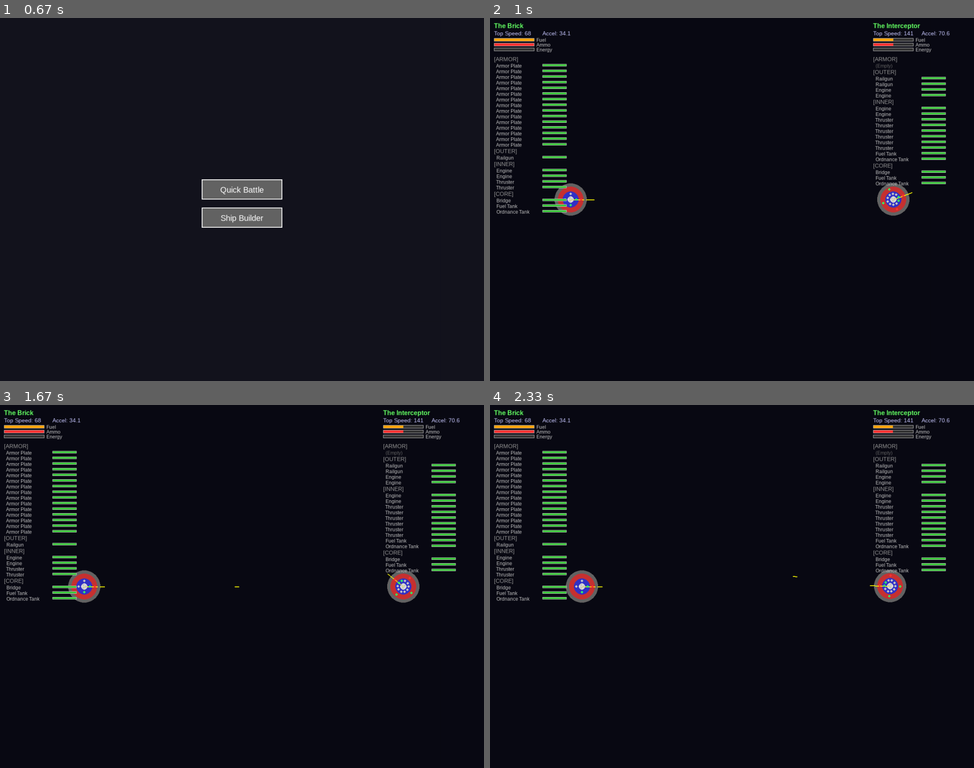
Above: before the commit, frames 1-4 (two rows, left to right).
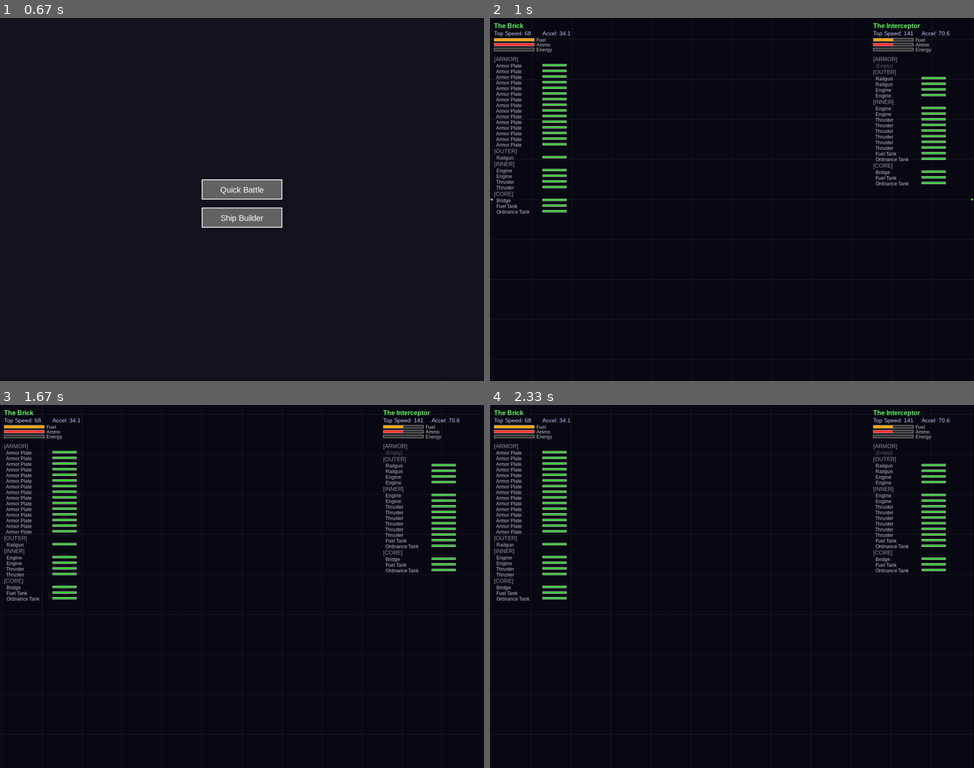
Above: after the commit, the same moments.

Repository: ropesend/StarshipBattles
Game: pygame game, started from main.py
Two runs of this game, one before a commit and one after it. Both use one fixed random seed, a clock stepped at 60 frames per second and the inputs below.
Inputs (mouse positions are in pixels of both pictures, inside the frame that each line leads up to):
- Up to frame 1 (0.67 s): no input
- Up to frame 2 (1 s): click "Quick Battle" at 0.88 s
- Up to frame 3 (1.67 s): hold Up 1.17-1.63 s; move the mouse to (246, 608) at 1.2 s
- Up to frame 4 (2.33 s): hold Right 1.67-2.13 s; hold A from 2.17 s (still down)

Frame 1 is identical in both runs. In frame 2, 0.9% of the frame differs, in the area x 0-100%, y 5-95%; in frame 3, 0.9%; in frame 4, 1.0%, in the area x 0-100%, y 2-91%.

Commit message:
feat: Implement camera system with panning, zooming, culling, and world-space grid for battle scene.

Diff:
--- a/components.json
+++ b/components.json
@@ -112,7 +112,7 @@
             ],
             "capacity": 200,
             "resource_type": "energy",
-            "sprite_index": 26
+            "sprite_index": 182
         },
         {
             "id": "generator",
@@ -125,7 +125,7 @@
                 "INNER"
             ],
             "energy_generation": 25,
-            "sprite_index": 9
+            "sprite_index": 217
         },
         {
             "id": "laser_beam",
@@ -142,7 +142,7 @@
             "energy_cost": 5,
             "base_accuracy": 1.0,
             "accuracy_falloff": 0.002,
-            "sprite_index": 18
+            "sprite_index": 22
         }
     ]
 }
--- a/main.py
+++ b/main.py
@@ -22,56 +22,158 @@
     LayerType.CORE: (220, 220, 220)
 }
 
-def draw_ship(surface, ship):
+class Camera:
+    def __init__(self, width, height):
+        self.width = width
+        self.height = height
+        self.position = pygame.math.Vector2(0, 0)
+        self.zoom = 1.0
+        self.min_zoom = 0.01
+        self.max_zoom = 5.0
+
+    def update_input(self, dt, events):
+        keys = pygame.key.get_pressed()
+        speed = 1000 / self.zoom # Pan faster when zoomed out
+
+        move = pygame.math.Vector2(0, 0)
+        if keys[pygame.K_LEFT] or keys[pygame.K_a]: move.x = -1
+        if keys[pygame.K_RIGHT] or keys[pygame.K_d]: move.x = 1
+        if keys[pygame.K_UP] or keys[pygame.K_w]: move.y = -1
+        if keys[pygame.K_DOWN] or keys[pygame.K_s]: move.y = 1
+
+        if move.length() > 0:
+            self.position += move.normalize() * speed * dt
+
+        for event in events:
+            if event.type == pygame.MOUSEWHEEL:
+                old_zoom = self.zoom
+                # Zoom centered on mouse? For now, just center zoom is easier, or simple zoom in/out
+                zoom_speed = 0.1
+                if event.y > 0:
+                    self.zoom *= 1.1
+                else:
+                    self.zoom /= 1.1
+
+                self.zoom = max(self.min_zoom, min(self.max_zoom, self.zoom))
+
+    def world_to_screen(self, world_pos):
+        # Screen Center = Camera Position
+        # Offset = (WorldPos - CameraPos) * Zoom
+        # ScreenPos = ScreenCenter + Offset
+        screen_center = pygame.math.Vector2(self.width / 2, self.height / 2)
+        offset = (world_pos - self.position) * self.zoom
+        return screen_center + offset
+
+    def screen_to_world(self, screen_pos):
+        screen_center = pygame.math.Vector2(self.width / 2, self.height / 2)
+        offset = pygame.math.Vector2(screen_pos) - screen_center
+        return self.position + (offset / self.zoom)
+
+    def fit_objects(self, objects):
+        if not objects: return
+
+        min_x = min(o.position.x for o in objects)
+        max_x = max(o.position.x for o in objects)
+        min_y = min(o.position.y for o in objects)
+        max_y = max(o.position.y for o in objects)
+
+        center_x = (min_x + max_x) / 2
+        center_y = (min_y + max_y) / 2
+        self.position = pygame.math.Vector2(center_x, center_y)
+
+        # Calculate fit zoom
+        width = max_x - min_x + 500 # Margin
+        height = max_y - min_y + 500
+
+        zoom_x = self.width / width
+        zoom_y = self.height / height
+        self.zoom = min(zoom_x, zoom_y)
+        self.zoom = max(self.min_zoom, min(self.max_zoom, self.zoom))
+
+def draw_ship(surface, ship, camera):
     if not ship.is_alive: return
 
-    cx, cy = int(ship.position.x), int(ship.position.y)
+    # Transform Position
+    screen_pos = camera.world_to_screen(ship.position)
+    cx, cy = int(screen_pos.x), int(screen_pos.y)
+
+    # Culling
+    radius_screen = 50 * camera.zoom # approx max radius
+    if (cx + radius_screen < 0 or cx - radius_screen > camera.width or
+        cy + radius_screen < 0 or cy - radius_screen > camera.height):
+        return
+
+    # Helper for scaling based on zoom
+    def scale(val):
+        return int(val * camera.zoom)
+
+    # Layers
+    base_radius = 40
+    scaled_radius = scale(base_radius)
+
+    if scaled_radius < 3:
+        # Draw simple dot icon for low zoom
+        color = ship.color # Use ship identity color
+        pygame.draw.circle(surface, color, (cx, cy), 3) # Fixed 3px dot
+        # Direction
+        dir_vec = ship.forward_vector()
+        end_pos = camera.world_to_screen(ship.position + dir_vec * 100)
+        pygame.draw.line(surface, (255, 255, 0), (cx, cy), (int(end_pos.x), int(end_pos.y)), 1)
+        return
 
     # Draw Layers (from large to small)
-    base_radius = 40
 
     # Armor (100%)
-    pygame.draw.circle(surface, LAYER_COLORS[LayerType.ARMOR], (cx, cy), base_radius)
+    pygame.draw.circle(surface, LAYER_COLORS[LayerType.ARMOR], (cx, cy), scale(base_radius))
     # Outer (80%)
-    pygame.draw.circle(surface, LAYER_COLORS[LayerType.OUTER], (cx, cy), int(base_radius * 0.8))
+    pygame.draw.circle(surface, LAYER_COLORS[LayerType.OUTER], (cx, cy), scale(base_radius * 0.8))
     # Inner (50%)
-    pygame.draw.circle(surface, LAYER_COLORS[LayerType.INNER], (cx, cy), int(base_radius * 0.5))
+    pygame.draw.circle(surface, LAYER_COLORS[LayerType.INNER], (cx, cy), scale(base_radius * 0.5))
     # Core (20%)
-    pygame.draw.circle(surface, LAYER_COLORS[LayerType.CORE], (cx, cy), int(base_radius * 0.2))
+    pygame.draw.circle(surface, LAYER_COLORS[LayerType.CORE], (cx, cy), scale(base_radius * 0.2))
 
     # Draw Direction indicator
-    end_pos = ship.position + ship.forward_vector() * (base_radius + 10)
-    pygame.draw.line(surface, (255, 255, 0), (cx, cy), (int(end_pos.x), int(end_pos.y)), 2)
+    # Need to rotate vector, but length scales is enough
+    dir_vec = ship.forward_vector()
+    end_pos_screen = camera.world_to_screen(ship.position + dir_vec * (base_radius + 10))
+    pygame.draw.line(surface, (255, 255, 0), (cx, cy), (int(end_pos_screen.x), int(end_pos_screen.y)), max(1, scale(2)))
 
     # Draw Components (Simplified visualization for Battle)
     # We use small colored dots because full sprites are too big for this zoom level
-    for ltype, data in ship.layers.items():
-        radius = 0
-        if ltype == LayerType.CORE: radius = base_radius * 0.1
-        elif ltype == LayerType.INNER: radius = base_radius * 0.35
-        elif ltype == LayerType.OUTER: radius = base_radius * 0.65
-        elif ltype == LayerType.ARMOR: radius = base_radius * 0.9
-
-        comps = data['components']
-        if not comps: continue
-
-        angle_step = 360 / len(comps)
-        current_angle = ship.angle # Rotate with ship
-
-        for comp in comps:
-            if not comp.is_active: continue
-            rad = math.radians(current_angle)
-            px = cx + math.cos(rad) * radius
-            py = cy + math.sin(rad) * radius
-
-            # Tiny dot
-            color = (200, 200, 200)
-            if isinstance(comp, Weapon): color = (255, 50, 50)
-            elif isinstance(comp, Engine): color = (50, 255, 100)
-            elif isinstance(comp, Armor): color = (100, 100, 100)
-
-            pygame.draw.circle(surface, color, (int(px), int(py)), 3)
-            current_angle += angle_step
+    # Only draw details if zoom is high enough
+    if camera.zoom > 0.3:
+        for ltype, data in ship.layers.items():
+            radius = 0
+            if ltype == LayerType.CORE: radius = base_radius * 0.1
+            elif ltype == LayerType.INNER: radius = base_radius * 0.35
+            elif ltype == LayerType.OUTER: radius = base_radius * 0.65
+            elif ltype == LayerType.ARMOR: radius = base_radius * 0.9
+
+            comps = data['components']
+            if not comps: continue
+
+            angle_step = 360 / len(comps)
+            current_angle = ship.angle # Rotate with ship
+
+            for comp in comps:
+                if not comp.is_active: continue
+                rad = math.radians(current_angle)
+                # World offset
+                off_x = math.cos(rad) * radius
+                off_y = math.sin(rad) * radius
+
+                # We can just transform the final world pos
+                comp_world_pos = ship.position + pygame.math.Vector2(off_x, off_y)
+                comp_screen = camera.world_to_screen(comp_world_pos)
+
+                # Tiny dot
+                color = (200, 200, 200)
+                if isinstance(comp, Weapon): color = (255, 50, 50)
+                elif isinstance(comp, Engine): color = (50, 255, 100)
+                elif isinstance(comp, Armor): color = (100, 100, 100)
+
+                pygame.draw.circle(surface, color, (int(comp_screen.x), int(comp_screen.y)), max(1, scale(3)))
+                current_angle += angle_step
 
 def draw_bar(surface, x, y, w, h, pct, color):
     pct = max(0, min(1, pct))
@@ -211,8 +313,11 @@
         # Builder
         self.builder_scene = BuilderScene(WIDTH, HEIGHT, self.on_builder_finish)
 
+        # Camera
+        self.camera = Camera(WIDTH, HEIGHT)
+
     def start_quick_battle(self):
-        self.start_battle(create_brick(200, HEIGHT // 2), create_interceptor(WIDTH - 200, HEIGHT // 2))
+        self.start_battle(create_brick(20000, 50000), create_interceptor(80000, 50000))
 
     def start_builder(self):
         self.state = BUILDER
@@ -220,11 +325,11 @@
 
     def on_builder_finish(self, custom_ship):
         # We need to position the custom ship and create an enemy
-        custom_ship.position = pygame.math.Vector2(200, HEIGHT // 2)
+        custom_ship.position = pygame.math.Vector2(20000, 50000)
         # Recalculate stats one last time to be sure
         custom_ship.recalculate_stats()
 
-        enemy = create_brick(WIDTH - 200, HEIGHT // 2)
+        enemy = create_brick(80000, 50000)
 
         self.start_battle(custom_ship, enemy)
 
@@ -236,8 +341,11 @@
         self.projectiles = []
         self.beams = []
         self.state = BATTLE
-
-    def update_battle(self, dt):
+        self.camera.fit_objects([self.ship1, self.ship2])
+
+    def update_battle(self, dt, events):
+        self.camera.update_input(dt, events)
+
         self.ai1.update(dt)
         self.ai2.update(dt)
         self.ship1.update(dt)
@@ -352,21 +460,48 @@
 
     def draw_battle(self):
         self.screen.fill(BG_COLOR)
-        draw_ship(self.screen, self.ship1)
-        draw_ship(self.screen, self.ship2)
+
+        # Draw Grid
+        grid_spacing = 5000
+        # Determine visible range
+        tl = self.camera.screen_to_world((0, 0))
+        br = self.camera.screen_to_world((WIDTH, HEIGHT))
+
+        start_x = int(tl.x // grid_spacing) * grid_spacing
+        end_x = int(br.x // grid_spacing + 1) * grid_spacing
+        start_y = int(tl.y // grid_spacing) * grid_spacing
+        end_y = int(br.y // grid_spacing + 1) * grid_spacing
+
+        grid_color = (30, 30, 50)
+
+        for x in range(start_x, end_x + grid_spacing, grid_spacing):
+            p1 = self.camera.world_to_screen(pygame.math.Vector2(x, start_y))
+            p2 = self.camera.world_to_screen(pygame.math.Vector2(x, end_y))
+            pygame.draw.line(self.screen, grid_color, p1, p2, 1)
+
+        for y in range(start_y, end_y + grid_spacing, grid_spacing):
+            p1 = self.camera.world_to_screen(pygame.math.Vector2(start_x, y))
+            p2 = self.camera.world_to_screen(pygame.math.Vector2(end_x, y))
+            pygame.draw.line(self.screen, grid_color, p1, p2, 1)
+
+        draw_ship(self.screen, self.ship1, self.camera)
+        draw_ship(self.screen, self.ship2, self.camera)
 
         for p in self.projectiles:
-            start = p['pos']
-            end = p['pos'] - p['vel'].normalize() * 10
+            start = self.camera.world_to_screen(p['pos'])
+            vel_norm = p['vel'].normalize() if p['vel'].length() > 0 else pygame.math.Vector2(1,0)
+            end = self.camera.world_to_screen(p['pos'] - vel_norm * 10)
             pygame.draw.line(self.screen, (255, 255, 0), start, end, 2)
 
         for b in self.beams:
             # Fade out
             alpha = int(255 * (b['timer'] / 0.2))
             color = b['color'] # RGB
-            # Pygame draw.line doesn't support alpha directly on main screen usually unless surface with alpha
-            # For simplicity, we just draw solid or thin
-            pygame.draw.line(self.screen, color, b['start'], b['end'], 3)
+
+            start = self.camera.world_to_screen(b['start'])
+            end = self.camera.world_to_screen(b['end'])
+
+            pygame.draw.line(self.screen, color, start, end, max(1, int(3 * self.camera.zoom)))
 
         draw_hud(self.screen, self.ship1, 10, 10)
         draw_hud(self.screen, self.ship2, WIDTH - 250, 10)
@@ -395,7 +530,7 @@
                 self.builder_scene.update(dt)
                 self.builder_scene.draw(self.screen)
             elif self.state == BATTLE:
-                self.update_battle(dt)
+                self.update_battle(dt, events)
                 self.draw_battle()
 
             pygame.display.flip()
